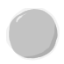
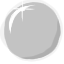
Two versions of the same layered image (64px x 64px). Layer-by-layer changes:
added layer "Layer 5" in group "Layer 3" over [0, 0, 63, 62]
painted on "Layer 2" over [0, 0, 63, 62]
